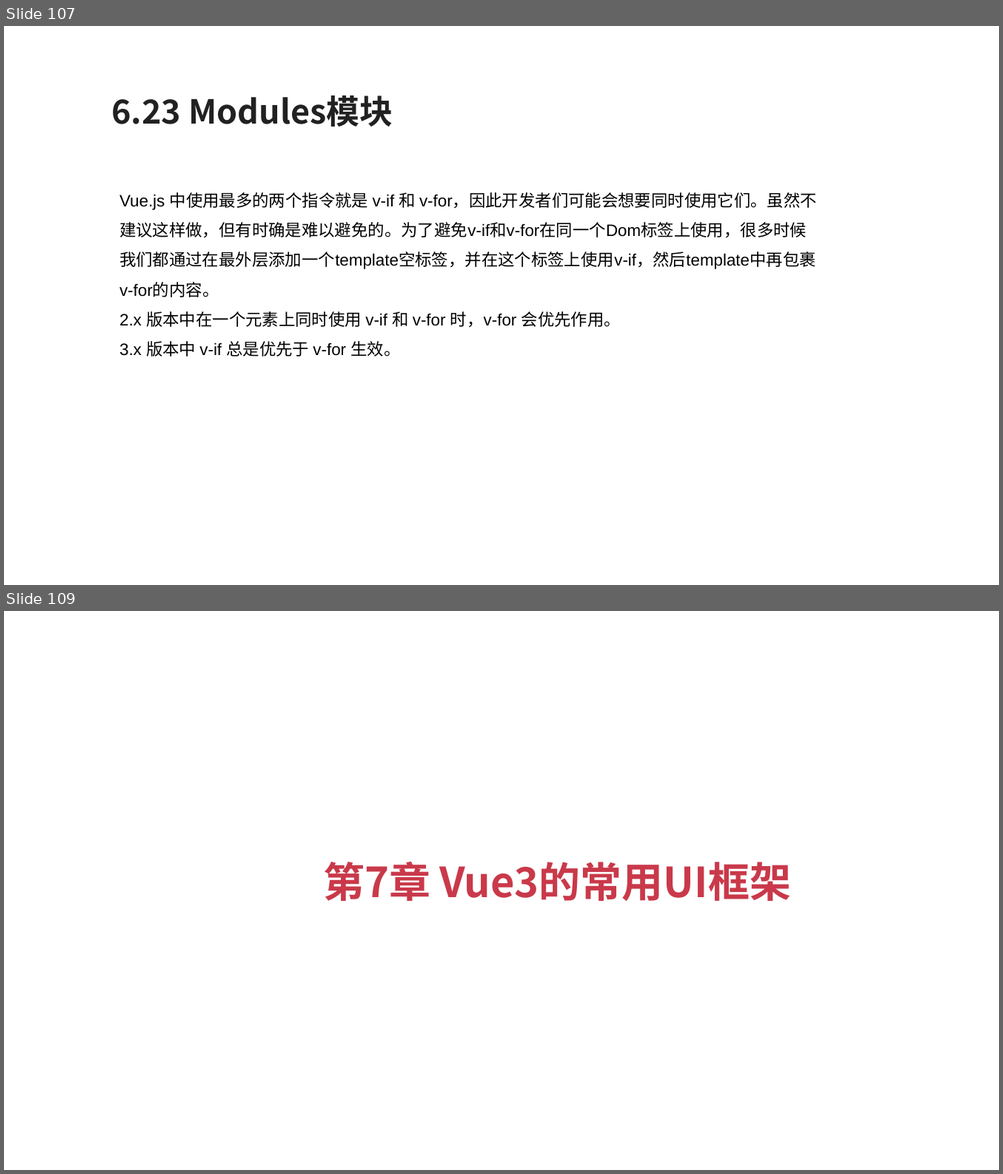
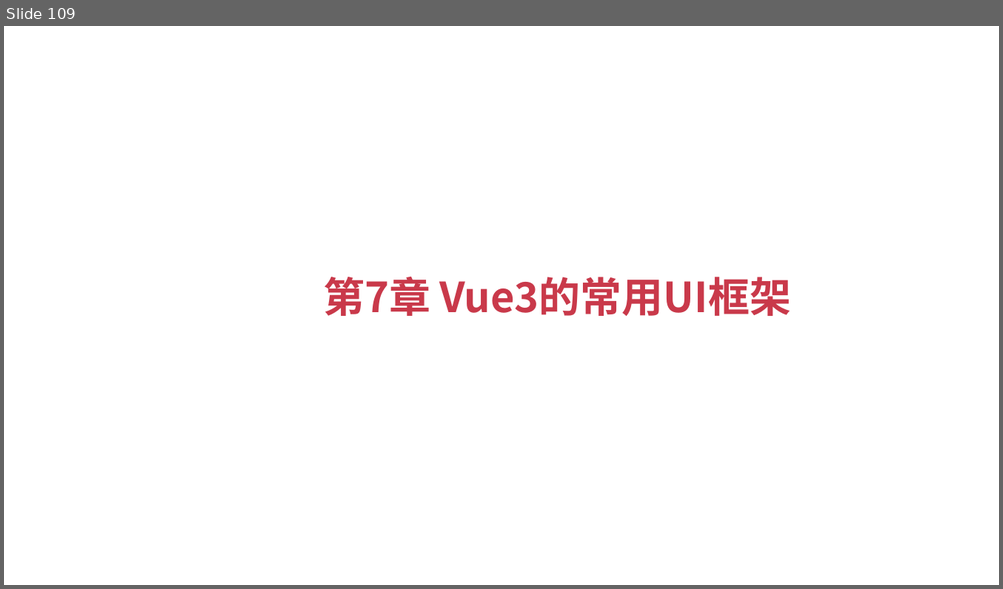
Before and after one commit to zouyujie/vue3_book_codes, a slide deck: Vue3+TypeScript开发指南.pptx. Shown one above the other, each under a label of ours: slides 107 and 109 before the commit, slide 109 after it; the slides between them are not shown. The pictures are 1003x1174 and 1003x589 pixels, drawn with LibreOffice and Linux fonts; fonts in the diff are those of the drawing. Boxes give left, top, right and bottom in pixels: in the first picture for what was removed or moved away, otherwise in the second. Text is boxed around its words. In the diff, an @@ line names an element or a change of style, - is before the commit and + after.

```diff
--- a/Vue3+TypeScript开发指南.pptx
+++ b/Vue3+TypeScript开发指南.pptx
@@ slide 107 removed at bbox=[4, 26, 999, 585], background #FFFFFF @@
@@ text removed at bbox=[112, 96, 392, 127] @@
-6.23 Modules模块
@@ text removed at bbox=[119, 192, 817, 357] @@
-Vue.js 中使用最多的两个指令就是 v-if 和 v-for，因此开发者们可能会想要同时使用它们。虽然不建议这样做，但有时确是难以避免的。为了避免v-if和v-for在同一个Dom标签上使用，很多时候我们都通过在最外层添加一个template空标签，并在这个标签上使用v-if，然后template中再包裹v-for的内容。
-2.x 版本中在一个元素上同时使用 v-if 和 v-for 时，v-for 会优先作用。
-3.x 版本中 v-if 总是优先于 v-for 生效。
```
Also in this commit, not shown: 3 slides changed, 50 slides added, 48 other slides removed.
